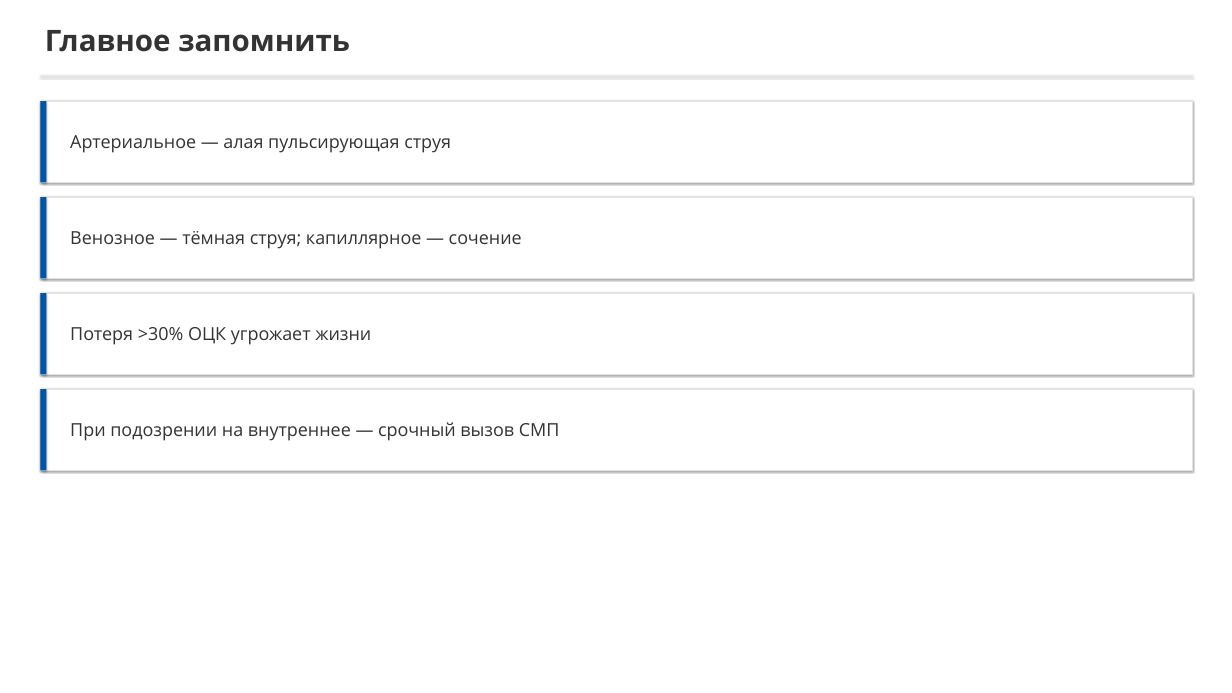
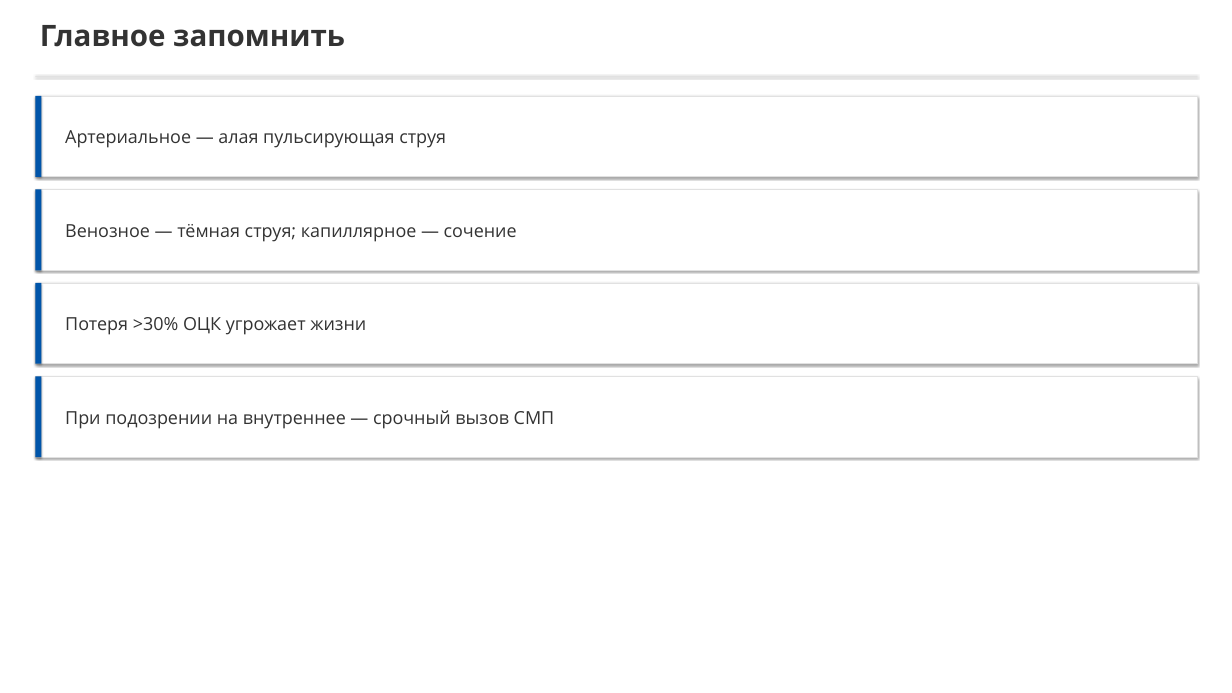
Before and after one commit to lysakalenushka-hash/-, a slide deck: slide 8 of tema2_bleeding/Признаки_наружного_кровотечения.pptx. Drawn at 1232x693 pixels with LibreOffice and Linux fonts; fonts in the diff are those of the drawing. Boxes give left, top, right and bottom in pixels: in the first picture for what was removed or moved away, otherwise in the second. Text is boxed around its words. In the diff, an @@ line names an element or a change of style, - is before the commit and + after.

```diff
--- a/tema2_bleeding/Признаки_наружного_кровотечения.pptx
+++ b/tema2_bleeding/Признаки_наружного_кровотечения.pptx
@@ text "Главное запомнить": place and size @@
-text "Главное запомнить" at (45,30,350,52)
+text "Главное запомнить" at (40,25,345,47)
@@ rectangle: place and size @@
-rectangle at (40,76,1192,77)
+rectangle at (36,76,1197,77)
@@ rectangle: place and size @@
-rectangle at (40,101,1192,182)
+rectangle at (36,96,1197,177)
@@ rectangle: place and size @@
-rectangle at (40,101,46,182)
+rectangle at (36,96,42,177)
@@ text "Артериальное — алая пульсирующая струя": place and size @@
-text "Артериальное — алая пульсирующая струя" at (70,135,451,153)
+text "Артериальное — алая пульсирующая струя" at (65,130,446,148)
@@ rectangle: place and size @@
-rectangle at (40,197,1192,278)
+rectangle at (36,189,1197,270)
@@ rectangle: place and size @@
-rectangle at (40,197,46,278)
+rectangle at (36,189,42,270)
@@ text "Венозное — тёмная струя; капиллярное ...": place and size @@
-text "Венозное — тёмная струя; капиллярное ..." at (70,231,522,249)
+text "Венозное — тёмная струя; капиллярное ..." at (65,224,517,242)
@@ rectangle: place and size @@
-rectangle at (40,293,46,374)
+rectangle at (36,283,42,364)
@@ rectangle: place and size @@
-rectangle at (40,293,1192,374)
+rectangle at (36,283,1197,364)
@@ text "Потеря >30% ОЦК угрожает жизни": place and size @@
-text "Потеря >30% ОЦК угрожает жизни" at (70,327,371,345)
+text "Потеря >30% ОЦК угрожает жизни" at (65,317,366,335)
@@ rectangle: place and size @@
-rectangle at (40,389,1192,470)
+rectangle at (36,376,1197,457)
@@ rectangle: place and size @@
-rectangle at (40,389,46,470)
+rectangle at (36,376,42,457)
@@ text "При подозрении на внутреннее — ...": place and size @@
-text "При подозрении на внутреннее — ..." at (70,422,560,441)
+text "При подозрении на внутреннее — ..." at (65,410,555,429)
```
Also in this commit, not shown: 4 other slides changed, 4 slides added, 4 slides removed, 7 other files.
